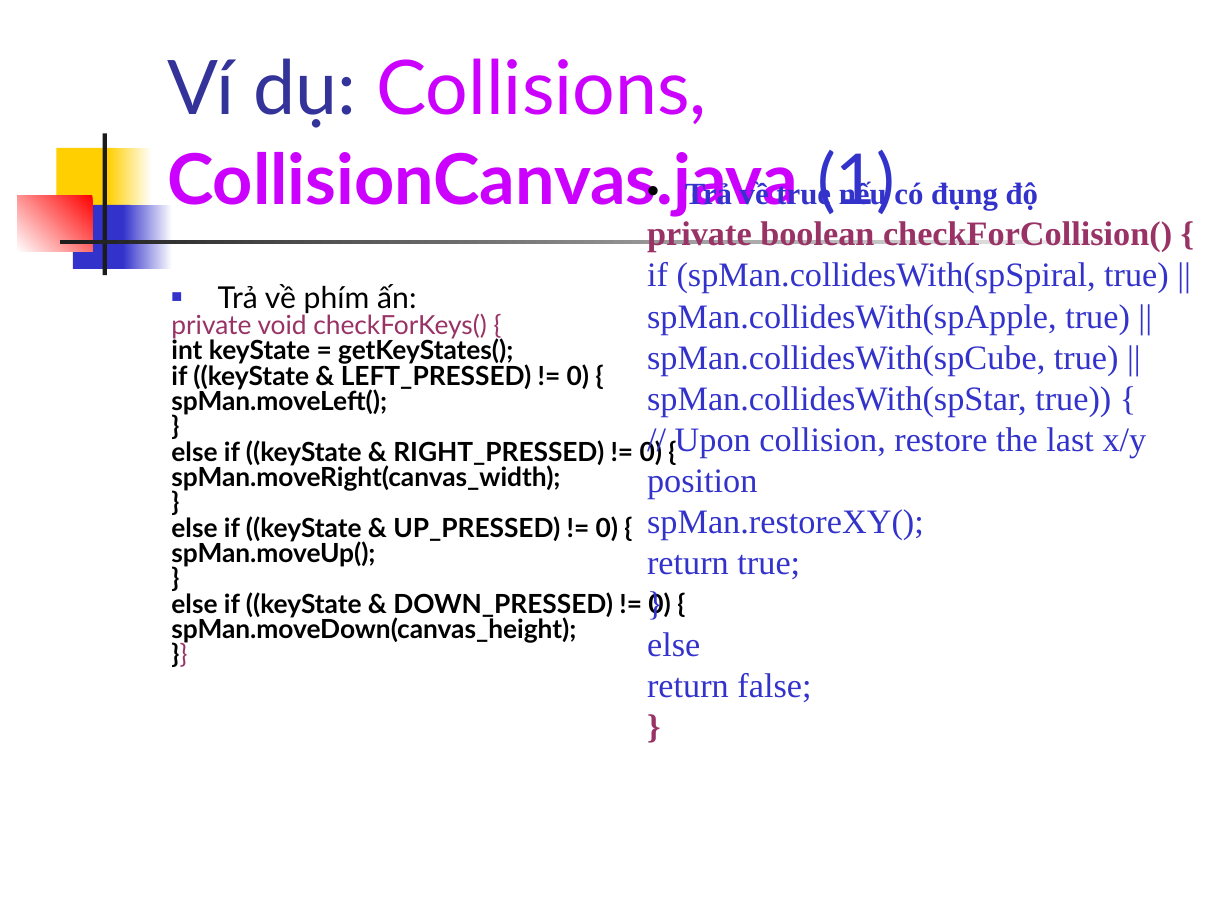
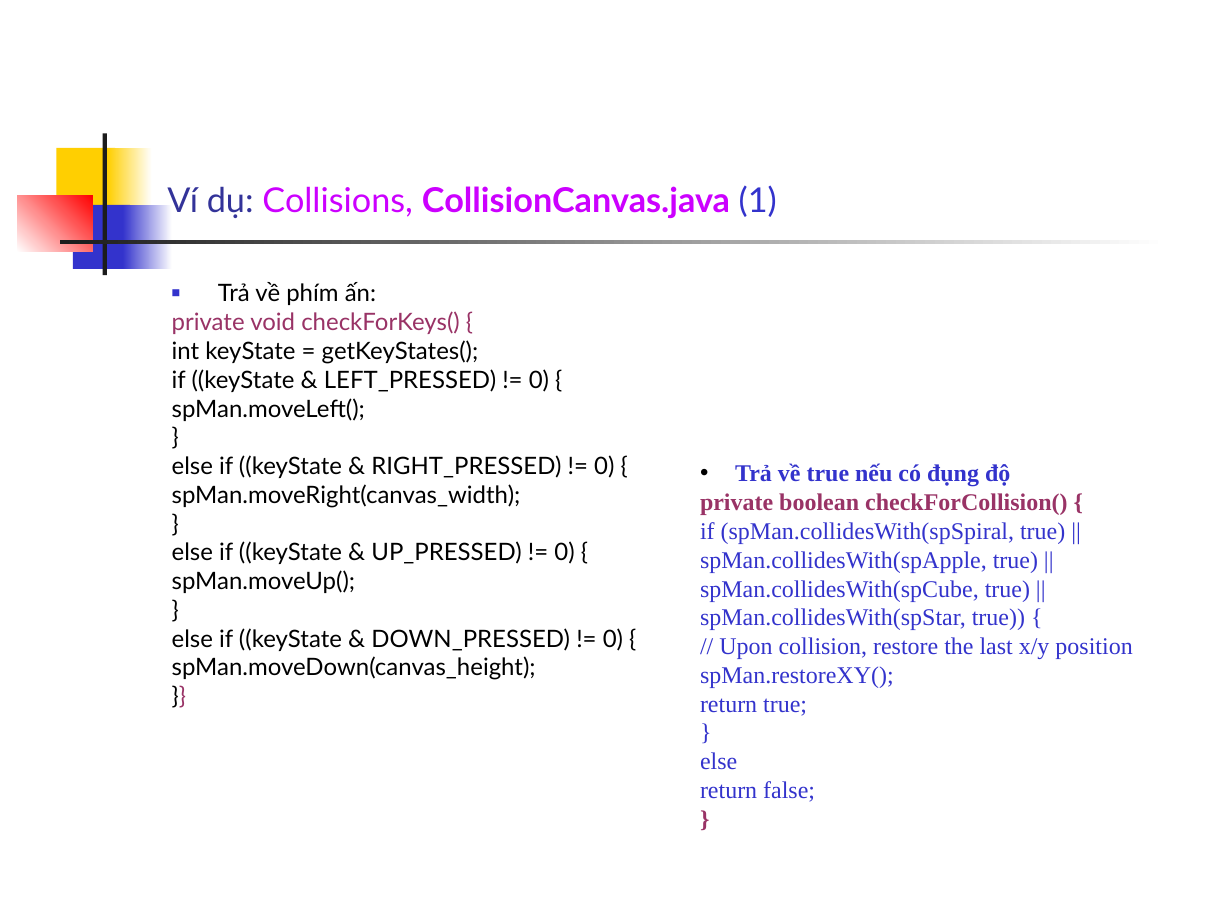
Before and after one commit to phamtuanchip/labs, a slide deck: slide 20 of M1304M-C1304M/j2me/slides/Session14.ppt. Drawn at 1232x924 pixels with LibreOffice and Linux fonts; fonts in the diff are those of the drawing. Boxes give left, top, right and bottom in pixels: in the first picture for what was removed or moved away, otherwise in the second. Text is boxed around its words. In the diff, an @@ line names an element or a change of style, - is before the commit and + after.

```diff
--- a/M1304M-C1304M/j2me/slides/Session14.ppt
+++ b/M1304M-C1304M/j2me/slides/Session14.ppt
@@ title "Ví dụ: Collisions, CollisionCanvas.java (1)" at <box>167,185,777,218</box>: size 44 to 20 pt in "Ví dụ: Collisions,"; size 41 to 20 pt in "CollisionCanvas.java (1)" @@
@@ rectangle at <box>123,205,172,269</box>: fill gradient #FFFFFF to #3333CC to gradient #3333CC to #FFFFFF @@
@@ rectangle at <box>59,240,1168,244</box>: fill gradient #FFFFFF to #1C1C1C to gradient #1C1C1C to #FFFFFF @@
@@ text "Trả về phím ấn:" at <box>172,282,623,680</box>: size 17.6 to 14 pt in "Trả về phím ấn:"; size 15.4 to 14 pt; bold off in "int keyState = getKeyStates();", "if ((keyState & LEFT_PRESSED) != 0) {", "spMan.moveLeft();", "}" and 9 more places; less space between paragraphs; line spacing 0.8 to 1 @@
@@ text "Trả về true nếu có ...": place and size @@
-text "Trả về true nếu có ..." at <box>647,180,1172,702</box>
+text "Trả về true nếu có ..." at <box>700,463,1132,802</box>
@@ text "Trả về true nếu có ..." at <box>700,463,1132,802</box>: size 18 to 14 pt in "Trả về true nếu có đụng độ"; size 20 to 14 pt @@
```
Also in this commit, not shown: 22 other slides changed, 27 other files.
